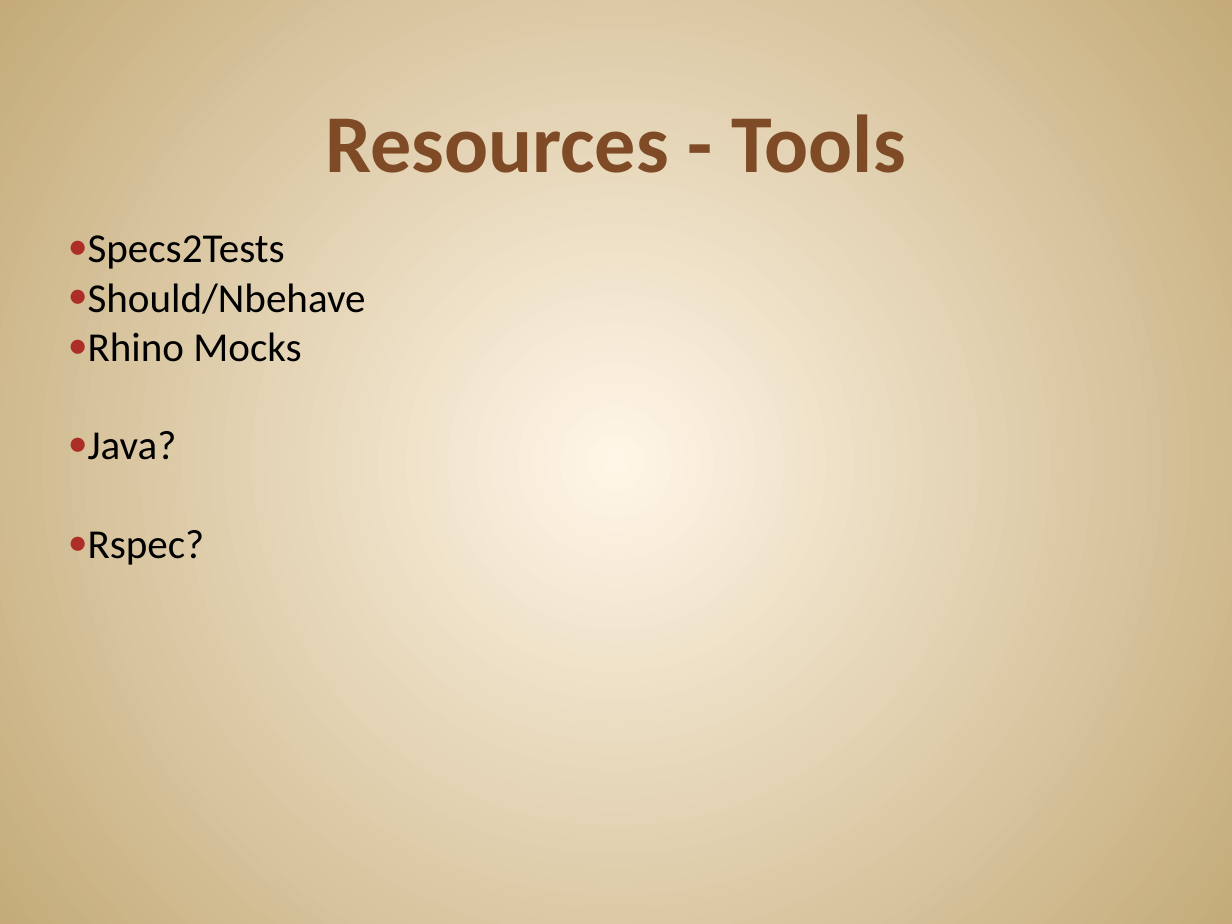
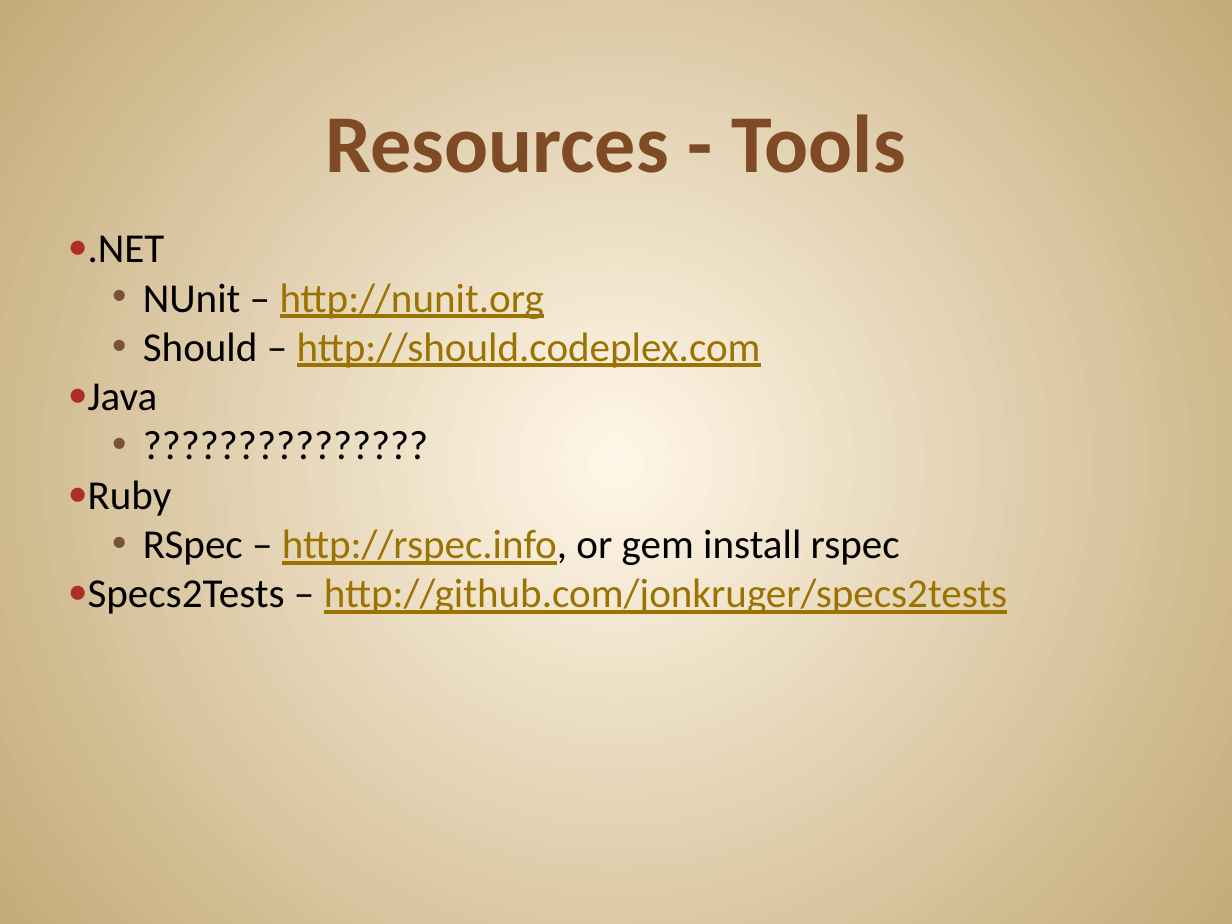
Before and after one commit to JonKruger/TDD-In-Action, a slide deck: slide 30 of TDD In Action.pptx (slide 31 before the commit). Drawn at 1232x924 pixels with LibreOffice and Linux fonts; fonts in the diff are those of the drawing. Boxes give left, top, right and bottom in pixels: in the first picture for what was removed or moved away, otherwise in the second. Text is boxed around its words. In the diff, an @@ line names an element or a change of style, - is before the commit and + after.

```diff
--- a/TDD In Action.pptx
+++ b/TDD In Action.pptx
@@ text at (88, 235, 1007, 614): text changed; text colour #000000 to #9B7300 @@
-● Specs2Tests
-● Should/Nbehave
-● Rhino Mocks
-● Java?
-● Rspec?
+● .NET
+  • NUnit – http://nunit.org
+  • Should – http://should.codeplex.com
+● Java
+  • ???????????????
+● Ruby
+  • RSpec – http://rspec.info, or gem install rspec
+● Specs2Tests – http://github.com/jonkruger/specs2tests
```
Also in this commit, not shown: 1 slide removed.
